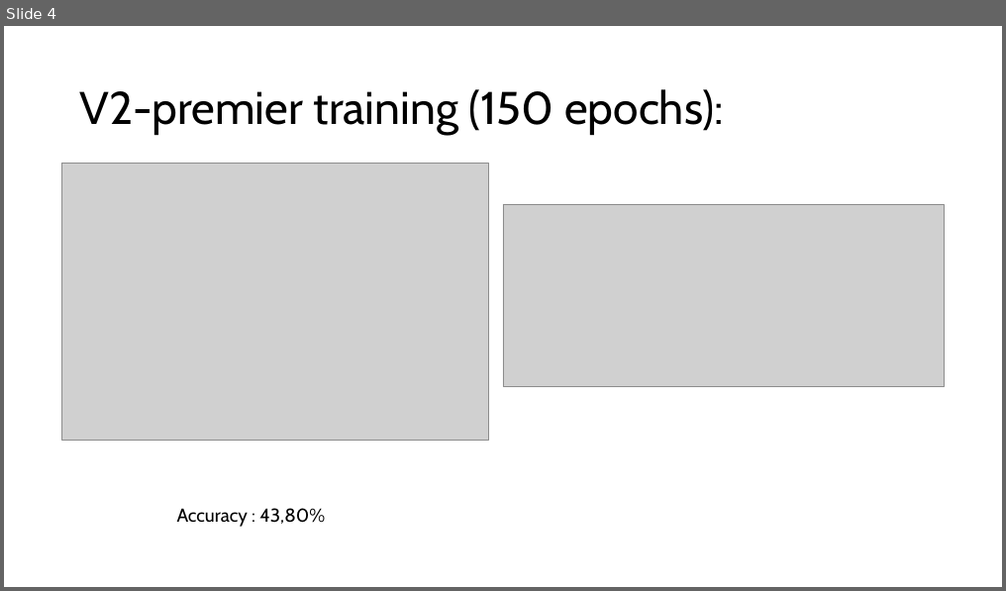
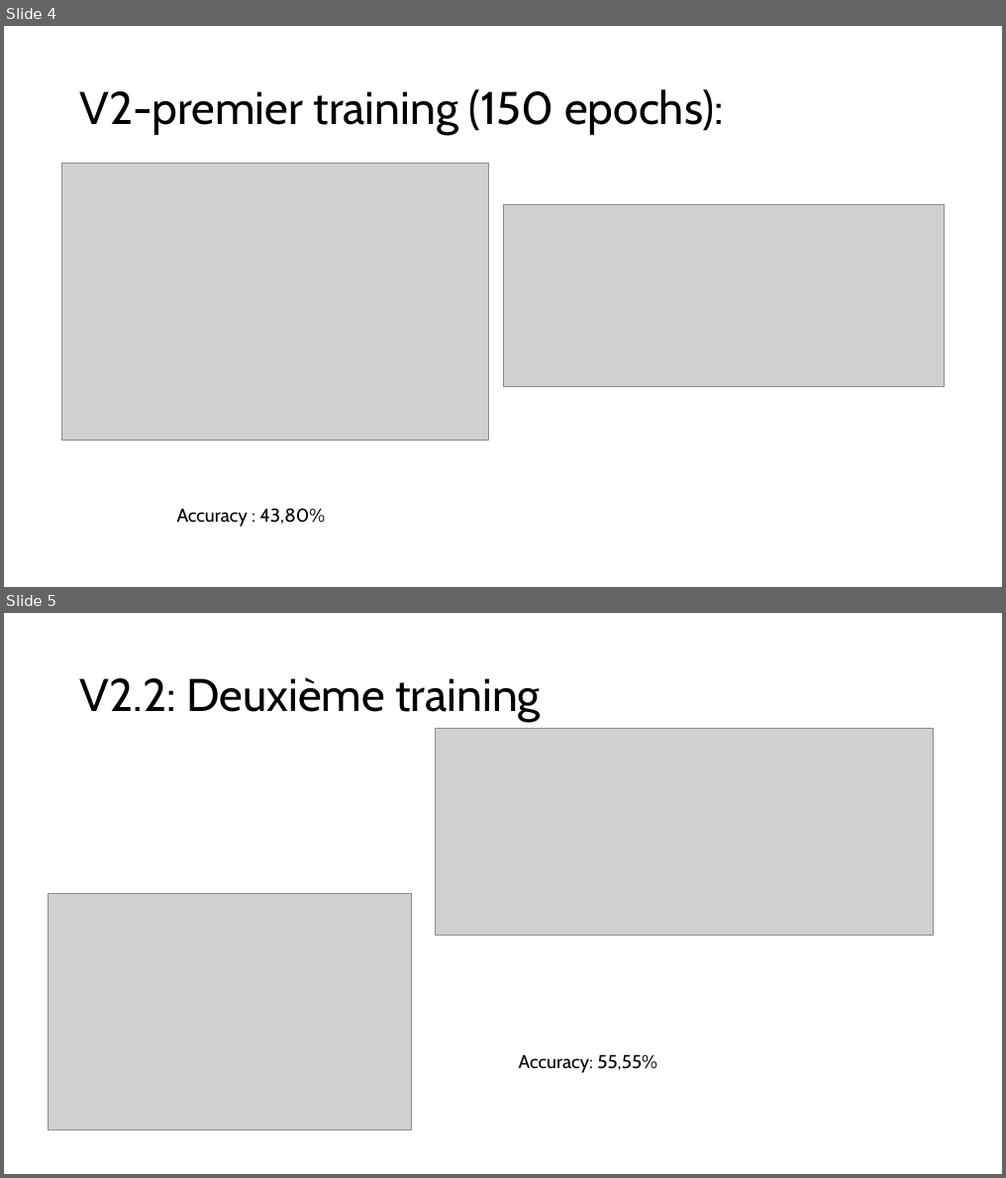
Before and after one commit to AugustinSamier/face_recog, a slide deck: FusionModels.pptx. Shown one above the other, each under a label of ours: slide 4 before the commit, slides 4 and 5 after it. The pictures are 1006x591 and 1006x1178 pixels, drawn with LibreOffice and Linux fonts; fonts in the diff are those of the drawing; grey boxes stand for pictures. Boxes give left, top, right and bottom in pixels: in the first picture for what was removed or moved away, otherwise in the second. Text is boxed around its words. In the diff, an @@ line names an element or a change of style, - is before the commit and + after.

Commit message:
V2.2 -> 2 ème training -> début overfit -> 55.55% accuracy

```diff
--- a/FusionModels.pptx
+++ b/FusionModels.pptx
@@ slide 5 added at <box>4,613,1002,1174</box>, background #FFFFFF @@
@@ title added at <box>80,677,540,722</box>, 44 pt, text #000000 @@
+V2.2: Deuxième training
@@ picture added at <box>436,728,934,935</box> @@
@@ picture added at <box>49,894,411,1131</box> @@
@@ text added at <box>519,1055,657,1073</box>, 18 pt, text #000000 @@
+Accuracy: 55,55%
```
Also in this commit, not shown: 8 other files.
